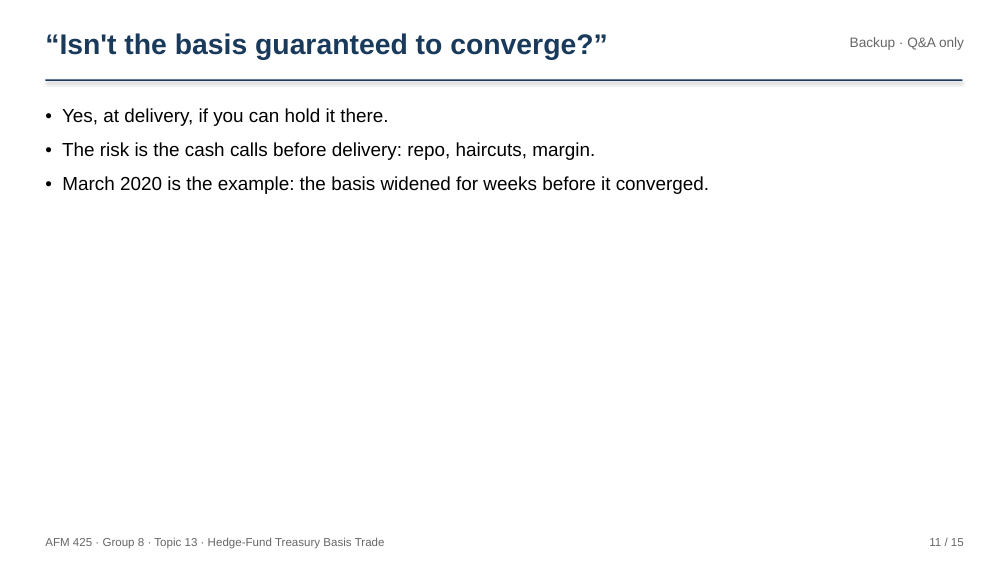
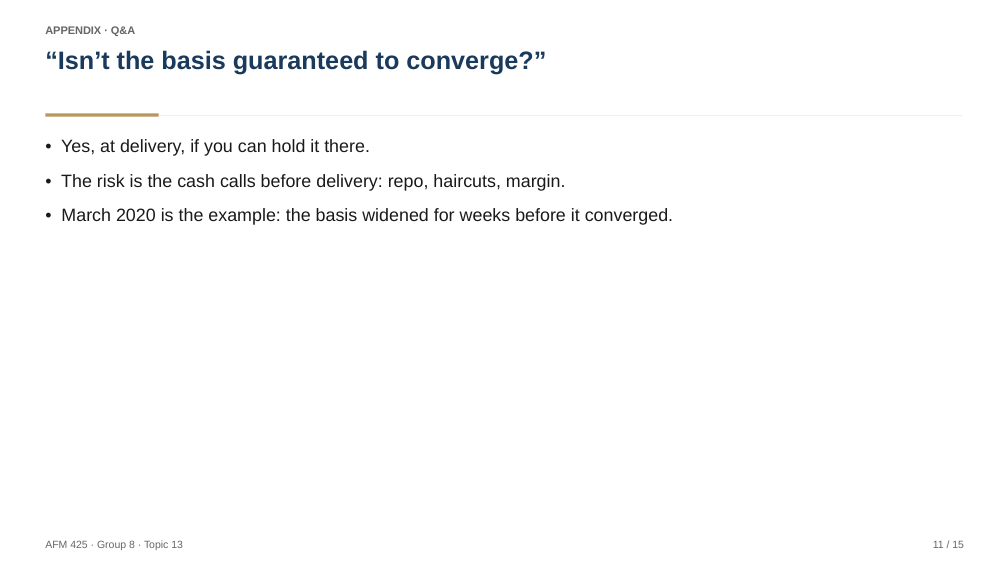
Before and after one commit to faketut/course, a slide deck: slide 11 of afm425/project/presentation/AFM425 Presentation Group 8.pptx. Drawn at 1008x567 pixels with LibreOffice and Linux fonts; fonts in the diff are those of the drawing. Boxes give left, top, right and bottom in pixels: in the first picture for what was removed or moved away, otherwise in the second. Text is boxed around its words. In the diff, an @@ line names an element or a change of style, - is before the commit and + after.

Commit message:
AFM425 Group 8: restyle deck PPTX (McKinsey/IB conventions)
- Action titles (claims with numbers), section kickers, source lines
- Navy cover, KPI band on quant slide, highlighted thesis row in stress table
- Numbered blocks for implications/takeaways. Content unchanged.

```diff
--- a/afm425/project/presentation/AFM425 Presentation Group 8.pptx
+++ b/afm425/project/presentation/AFM425 Presentation Group 8.pptx
@@ text added at [45,26,135,36], 10.5 pt, text #666666, bold @@
+APPENDIX · Q&A
@@ text at [45,50,546,74]: text changed; size 27 to 24 pt @@
-“Isn't the basis guaranteed to converge?”
+“Isn’t the basis guaranteed to converge?”
@@ text removed at [850,37,964,50] @@
-Backup · Q&A only
@@ rectangle: place and size @@
-rectangle at [45,79,963,81]
+rectangle at [45,115,963,116]
@@ rectangle at [45,115,963,116]: fill #1A3A5C to #EDF2F7; shadow off @@
@@ rectangle added at [45,113,159,116], fill #B9975B @@
@@ text "• Yes, at delivery, if ...": place and size @@
-text "• Yes, at delivery, if ..." at [62,108,709,194]
+text "• Yes, at delivery, if ..." at [61,139,673,225]
@@ text "• Yes, at delivery, if ..." at [61,139,673,225]: size 18 to 17 pt, text colour #000000 to #1A1A1A; line spacing 1.05 to 1.12 @@
@@ text "11 / 15" at [933,541,964,548]: size 11 to 10 pt; line spacing 1 to 1.1; more space between paragraphs @@
@@ text at [45,540,183,550]: text changed; size 11 to 10 pt @@
-AFM 425 · Group 8 · Topic 13 · Hedge-Fund Treasury Basis Trade
+AFM 425 · Group 8 · Topic 13
```
Also in this commit, not shown: 14 other slides changed.
